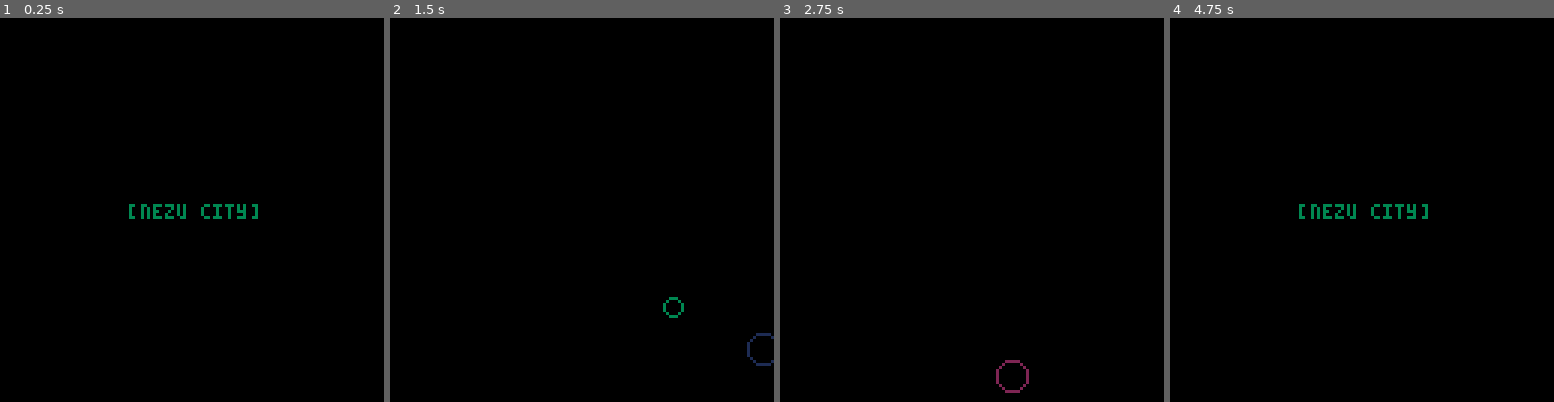
Above: before the commit, frames 1-4 (left to right).
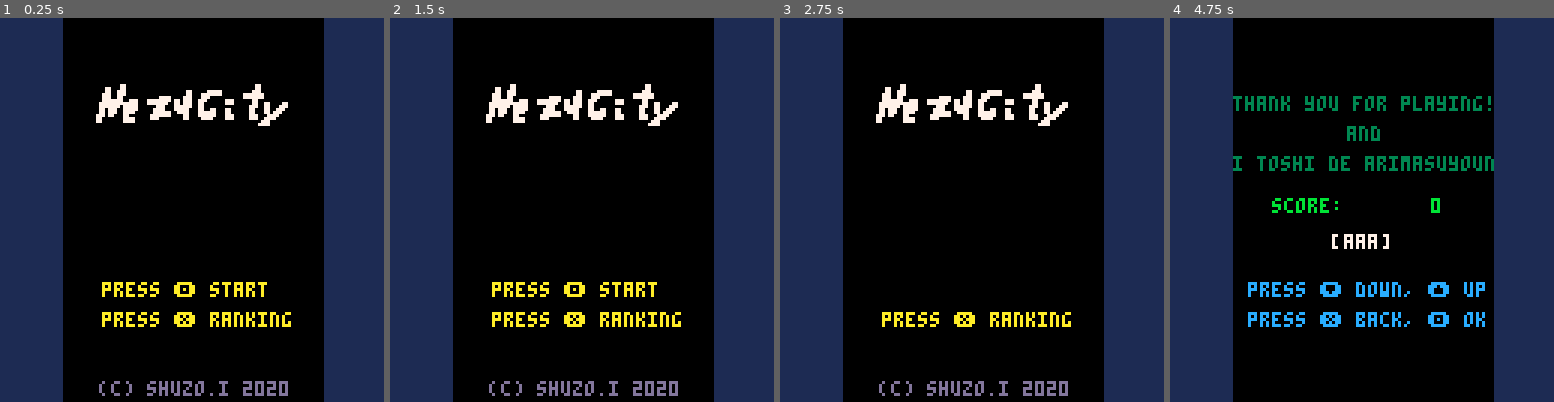
Above: after the commit, the same moments.

Repository: shuGH/pico8-nezu
Game: PICO-8 cartridge nezu.p8
Two runs of this game, one before a commit and one after it. Both use one fixed random seed, a clock stepped at 60 frames per second and the inputs below.
Inputs:
- Up to frame 1 (0.25 s): no input
- Up to frame 2 (1.5 s): tap X (X key) at 0.33, 1.07 s; tap O (Z key) at 0.7 s
- Up to frame 3 (2.75 s): hold Right 1.6-2.1 s; tap O (Z key) at 1.7, 2.1, 2.5 s; tap X (X key) at 1.85 s; hold Up 2.15-2.42 s; hold Right from 2.47 s (still down)
- Up to frame 4 (4.75 s): tap O (Z key) every 0.4 s from 2.9 to 4.5 s; tap X (X key) at 2.97, 4.08 s; release Right at 3.03 s; hold Left 3.08-3.58 s; hold Down 3.63-3.97 s; hold Right 4.02-4.68 s; hold Up from 4.73 s (still down)

The runs differ from the first frame. In frame 1, 37% of the frame differs, in the area x 0-100%, y 0-100%; in frame 2, 36%; in frame 3, 36%; in frame 4, 38%.

Commit message:
Add: import main sequence from ino

Diff:
--- a/nezu.p8
+++ b/nezu.p8
@@ -907,8 +907,10 @@
 -- letter box ------------------------
 
 draw_letter_box = function()
-	rectfill(0,0,128,s_letter,1)
-	rectfill(0,128-s_letter,128,128,1)
+	-- rectfill(0,0,128,s_letter,1)
+	-- rectfill(0,128-s_letter,128,128,1)
+	rectfill(0,0,s_letter,128,1)
+	rectfill(128-s_letter,0,128,128,1)
 end
 
 -- background ------------------------
@@ -964,14 +966,69 @@
 scn_title = p.add("title")
 
 function scn_title:init()
+	s_dbg_log = {'','',''}
+	if g_dbg then
+		-- init_data()
+		local n = load_name()
+		local s = load_score()
+		s_dbg_log[3] = "["..n[1]..","..n[2]..","..n[3].."] "..s
+	end
+
+	self.effect = p.create(effect_manager)
+	-- self.nezu = p.create(char_nezu, 65, 68, self.effect)
+	-- self.neko = p.create(char_neko, 65, 68, self.effect)
+	self.next = ""
+	self.duration = 0.16
+	self.elasped = -1.0
+
+	-- self.nezu:start()
+	-- self.neko:start()
+	fade_scr(0.0)
 end
 
 function scn_title:fin()
+	-- p.destroy(self.nezu)
+	-- p.destroy(self.neko)
+	p.destroy(self.effect)
 end
 
 function scn_title:pre_update(delta)
+	if self.elasped >= 0.0 then
+		self.elasped += delta
+		if self.elasped > 1.2 then
+			-- self.nezu:dash()
+		end
+		-- go to
+		if self.elasped > 1.6 then
+			p.move(self.next)
+		end
+		-- button disable
+		return
+	end
+
 	if btnp(🅾️) then
-		p.move("ingame")
+		self.next = "ingame"
+		self.elasped = 0.0
+		-- self.nezu.min_pos -= 16
+		-- self.nezu.vel.x = -2
+
+		-- local n = {rndir(3,#s_alphabet),rndir(3,#s_alphabet),rndir(3,#s_alphabet)}
+		-- local s = rndir(1,12345)
+		-- s_dbg_log[2] = ""..to_name_str(n).." "..s
+		-- s_dbg_log[3] = "posting.."
+		-- s_api:post(n,s,function()
+		-- 	s_dbg_log[3] = "ok"
+		-- end)
+	end
+	if btnp(❎) then
+		if s_api.elasped < 0 then
+			p.move("ranking")
+		end
+		-- local name = {1,2,3}
+		-- s_api:pull(function(ranking)
+		-- 	s_dbg_log[3] = ranking[1]["s"]
+		-- end)
+		-- s_dbg_log[3] = "pulling.."
 	end
 end
 
@@ -979,19 +1036,61 @@
 end
 
 function scn_title:pre_draw()
-	printm("[nezu city]",64,62,3)
+	local px = 34
+	local col = 10
+	if self.elasped < 0 then
+		print("press 🅾️ start",px,88,col)
+		print("press ❎ ranking",px,98,col)
+	else
+		local d = self.duration * 2.0
+		local f = (self.elasped % d > self.duration)
+		if self.next ~= "ingame" or f then
+			print("press 🅾️ start",px,88,col)
+		end
+		if self.next ~= "ranking" or f then
+			print("press ❎ ranking",px,98,col)
+		end
+	end
+
+	spr(192,32,20,8,2)
 end
 
 function scn_title:post_draw()
 end
 
--- ingame ------------------------
+------------------------------------------------------------------------------------------------
+-- ingame
+------------------------------------------------------------------------------------------------
 
 scn_ingame = p.add("ingame")
 
 function scn_ingame:init()
 	self.nezumis = {}
 	self:add_nezumi()
+
+	s_score = 0
+	-- self.city = p.create(view_city,32*5,-0.11,0)
+	self.effect = p.create(effect_manager)
+	-- self.nezu = p.create(char_nezu, 4, s_grd, self.effect)
+	-- self.neko = p.create(char_neko, 4, s_grd, self.effect)
+	-- self.score = p.create(score_manager, self.nezu, self.effect)
+
+	self.started = false
+	self.elasped = -1.0
+	self.stage = 0
+
+	self.msg = {
+		str = "",
+		life = 0.0,
+		blink = false
+	}
+	self.duration = 0.16
+
+	-- start demo
+	-- self.nezu.pos.x = 44
+	-- self.neko.pos.x = 44
+	self.elasped = 0.0
+	self.effect:fade_in(0.8)
 end
 
 function scn_ingame:fin()
@@ -999,15 +1098,29 @@
 		function(nezumi) p.destroy(nezumi) end
 	)
 	self.nezumis = {}
+
+	-- s_score = self.score:get_score()
+	-- p.destroy(self.score)
+	p.destroy(self.effect)
+	-- p.destroy(self.nezu)
+	-- p.destroy(self.neko)
+	-- p.destroy(self.city)
 end
 
 function scn_ingame:pre_update(delta)
-		if btnp(🅾️) then
+	if btnp(🅾️) then
 		p.move("result")
 	end
 	if btnp(❎) then
 		self:add_nezumi()
 	end
+
+	-- if btnp(🅾️) then
+	-- 	-- self.nezu:turn('l')
+	-- end
+	-- if btnp(❎) then
+	-- 	-- self.nezu:turn('r')
+	-- end
 end
 
 function scn_ingame:post_update(delta)
@@ -1015,6 +1128,23 @@
 end
 
 function scn_ingame:pre_draw()
+end
+
+function scn_ingame:post_draw()
+	if self.elasped >= 0 then
+		if not self.started then
+			printm("[ready..]",64,48,12)
+		else
+			printm("[game over]",64,48,12)
+		end
+	else
+		if self.msg.life > 0.0 then
+		end
+	end
+
+	if self.cnt < 30*4.2 then
+		printm("press 🅾️ left, ❎ right",60,98,12)
+	end
 end
 
 function scn_ingame:add_nezumi()
@@ -1038,33 +1168,147 @@
 	end
 end
 
--- result ------------------------
+------------------------------------------------------------------------------------------------
+-- result
+------------------------------------------------------------------------------------------------
 
 scn_result = p.add("result")
 
 function scn_result:init()
+	self.reel = p.create(
+		char_reel, g_win.x/2 - 10, g_win.y/2 + 8, 3, 7
+	)
+	self.reel:set_name(load_name())
+	self.reel:set_index(1)
+	self.is_new = s_score > load_score()
+	self.elasped = -1.0
+
+	fade_scr(0.0)
 end
 
 function scn_result:fin()
+	p.destroy(self.reel)
 end
 
 function scn_result:pre_update(delta)
+	if self.elasped >= 0 then
+		self.elasped += delta
+		-- goto title after decided
+		if self.elasped >= 2.0 then
+			p.move("title")
+		end
+		-- button disable
+		return
+	end
+
+	if btnp(⬆️) or btnp(➡️) then
+		if not self.reel:is_fixed() then
+			self.reel:roll_up()
+		end
+	end
+	if btnp(⬇️) or btnp(⬅️) then
+		if not self.reel:is_fixed() then
+			self.reel:roll_down()
+		end
+	end
 	if btnp(🅾️) then
+		if self.reel:is_fixed() then
+			if s_api.elasped < 0 then
+				self.reel:decide()
+				self.elasped = 0.0
+
+				-- update and post result
+				s_name = self.reel:get_name()
+				save_name(s_name)
+				if self.is_new then save_score(s_score) end
+				s_api:post(s_name, s_score, function()
+				end)
+			end
+		else
+			if not self.reel:is_last() then
+				self.reel:next()
+			else
+				self.reel:fix()
+			end
+		end
+	end
+	if btnp(❎) then
+		if self.reel:is_fixed() then
+			self.reel:cancel()
+		else
+			if not self.reel:is_first() then
+				self.reel:back()
+			end
+		end
+	end
+end
+
+function scn_result:pre_draw()
+	printm("thank you for playing!",64,26,3)
+	printm("and",64,36,3)
+	printm("yoi toshi de arimasuyouni.",64,46,3)
+
+	print("score: ",   34,   60,11)
+	printr(""..s_score,34+56,60,11)
+
+	if self.is_new then
+		printl("new!!",34+56+4,60,9)
+	end
+	if (self.reel:is_fixed() and self.elasped < 0) then
+		printl("ok?",82,72,6)
+	end
+
+	print("press ⬇️ down, ⬆️ up",26,88,12)
+	print("press ❎ back, 🅾️ ok",26,98,12)
+end
+
+------------------------------------------------------------------------------------------------
+-- ranking
+------------------------------------------------------------------------------------------------
+
+scn_ranking = p.add("ranking")
+
+function scn_ranking:init()
+	self.ranking = p.create(
+		ranking_manager, 34, 42, s_ranking_max
+	)
+	-- get ranking
+	s_api:pull(function(ranking)
+		self.ranking:set_ranking(ranking)
+		self.ranking:activate_loading(false)
+	end)
+	self.ranking:activate_loading(true)
+end
+
+function scn_ranking:fin()
+	s_api:exit()
+	p.destroy(self.ranking)
+end
+
+function scn_ranking:pre_update(delta)
+	if btnp(🅾️) then
+	end
+	if btnp(❎) then
 		p.move("title")
 	end
-	if btnp(❎) then
-	end
-end
-
-function scn_result:pre_draw()
-	printm("result",64,62,3)
-end
+end
+
+function scn_ranking:pre_draw()
+	printm("[ranking]",64,26,3)
+	print("press ❎ title",37,98,12)
+end
+
+------------------------------------------------------------------------------------------------
+-- main
+------------------------------------------------------------------------------------------------
 
 -- init ------------------------
 
 function _init()
 	p.init()
 	p.move("title")
+	cartdata("nezu_city")
+	s_api:init(s_ranking_max)
 end
 
 -- update ----------------------
@@ -1072,39 +1316,138 @@
 function _update()
 	local delta = 1/30
 	p.update(delta)
+	s_api:update(delta)
 end
 
 -- draw ------------------------
 
 function _draw()
 	cls()
-	if g_dbg then p.draw_grid(8) end
+	-- if g_dbg then p.draw_grid(8) end
 	p.draw()
-	if g_dbg then p.draw_debug() end
-end
-…(26 lines of a section not shown)…
+	draw_letter_box()
+	if p.current.name == "title" then
+		printm("(c) shuzo.i 2020", g_win.x / 2, g_win.y-7, 13)
+	end
+	if g_dbg then
+		for i=1, #s_dbg_log do
+			print(s_dbg_log[i], 0, (g_win.y-18)+6*(i-1),11)
+		end
+		p.draw_debug()
+		s_api:draw_debug()
+	end
+end
+…(114 lines of a section not shown)…
Not shown, changed: 88 lines of the sprite sheet (__gfx__) section of nezu.p8
